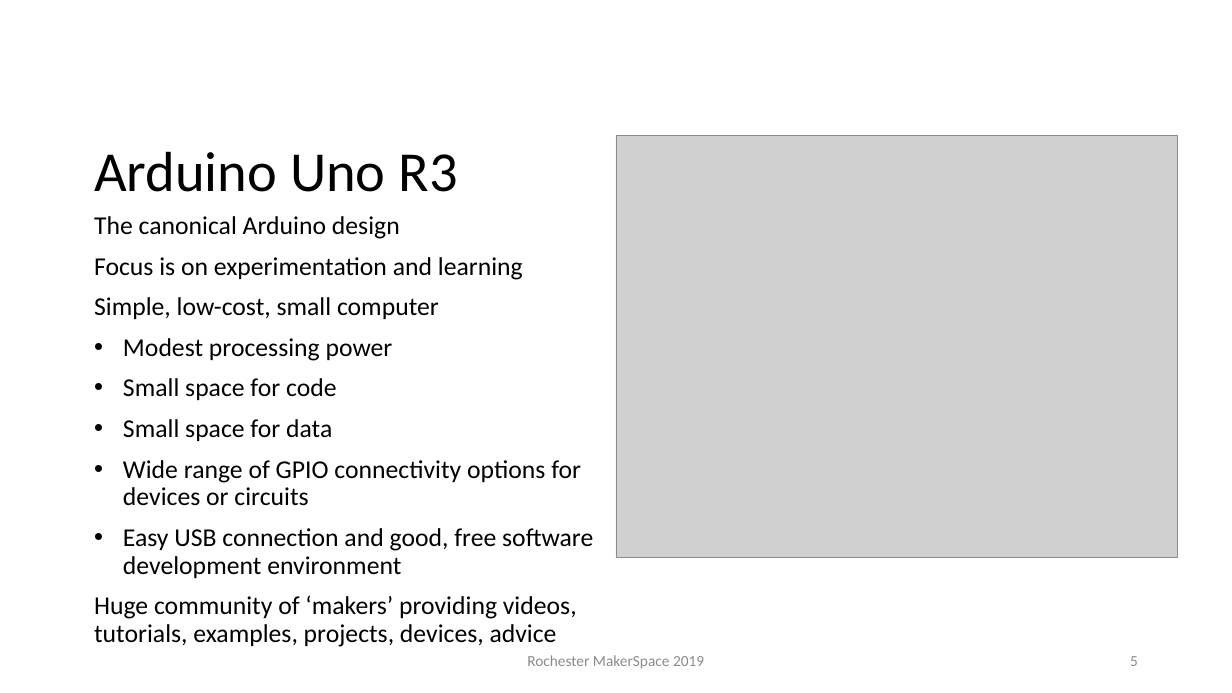
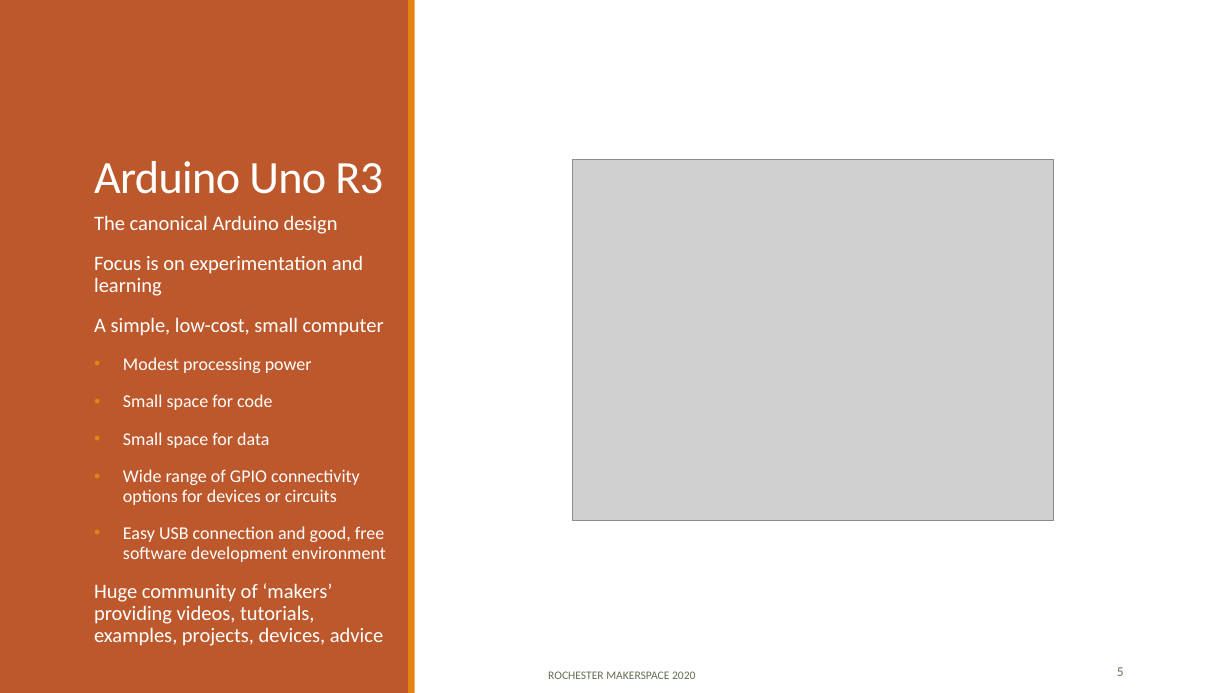
Before and after one commit to RochesterMakerSpace/ArduinoClass, a slide deck: slide 5 of Introduction to Arduino.pptx. Drawn at 1232x693 pixels with LibreOffice and Linux fonts; fonts in the diff are those of the drawing; grey boxes stand for pictures. Boxes give left, top, right and bottom in pixels: in the first picture for what was removed or moved away, otherwise in the second. Text is boxed around its words. In the diff, an @@ line names an element or a change of style, - is before the commit and + after.

```diff
--- a/Introduction to Arduino.pptx
+++ b/Introduction to Arduino.pptx
@@ rectangle added at (x1=0, y1=0, x2=409, y2=693), fill #BD582C @@
@@ rectangle added at (x1=409, y1=0, x2=415, y2=693), fill #E48312 @@
@@ title "Arduino Uno R3" at (x1=94, y1=161, x2=383, y2=194): size 44 to 36 pt, text colour #000000 to #FFFFFF, letter spacing 0 to -0.5 pt; line spacing 0.9 to 0.85 @@
@@ picture resized from (x1=616, y1=136, x2=1178, y2=557) to (x1=573, y1=159, x2=1055, y2=520) @@
@@ text at (x1=94, y1=215, x2=386, y2=646): size 20 to 16 pt in "The canonical Arduino design", "Focus is on experimentation and learning", "Huge community of ‘makers’ providing videos, tutorials, ..."; text colour #000000 to #FFFFFF; size 20 to 14 pt in "Modest processing power", "Small space for code", "Small space for data", "Wide range of GPIO connectivity options for ..." and 1 more places; more space between paragraphs @@
@@ text at (x1=94, y1=317, x2=384, y2=336): text changed; size 20 to 16 pt; text colour #000000 to #FFFFFF @@
-Simple, low-cost, small computer
+A simple, low-cost, small computer
@@ page number moved from (x1=1130, y1=656, x2=1138, y2=666) to (x1=1117, y1=667, x2=1124, y2=676) @@
@@ page number at (x1=1117, y1=667, x2=1124, y2=676): size 12 to 10.5 pt, text colour #8C8C8C to #637052 @@
@@ text at (x1=548, y1=671, x2=695, y2=679): text changed; size 12 to 9 pt; text colour #8C8C8C to #637052 @@
-Rochester MakerSpace 2019
+ROCHESTER MAKERSPACE 2020
```
Also in this commit, not shown: 11 other slides changed, 1 slide added, 1 slide removed, 1 other file.
